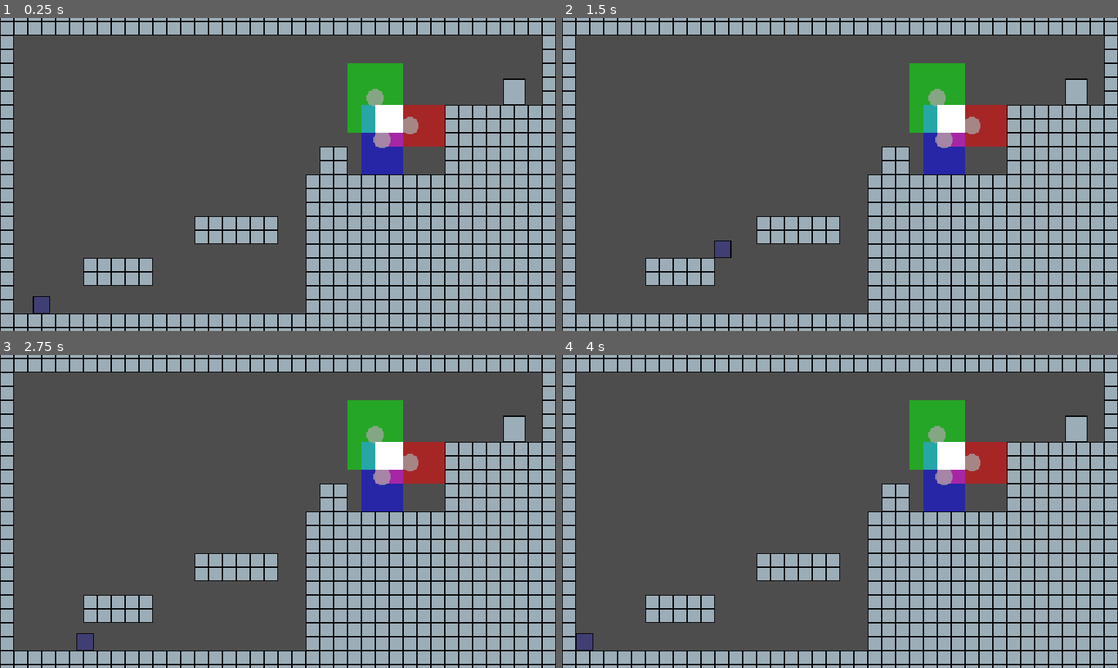
Above: before the commit, frames 1-4 (two rows, left to right).
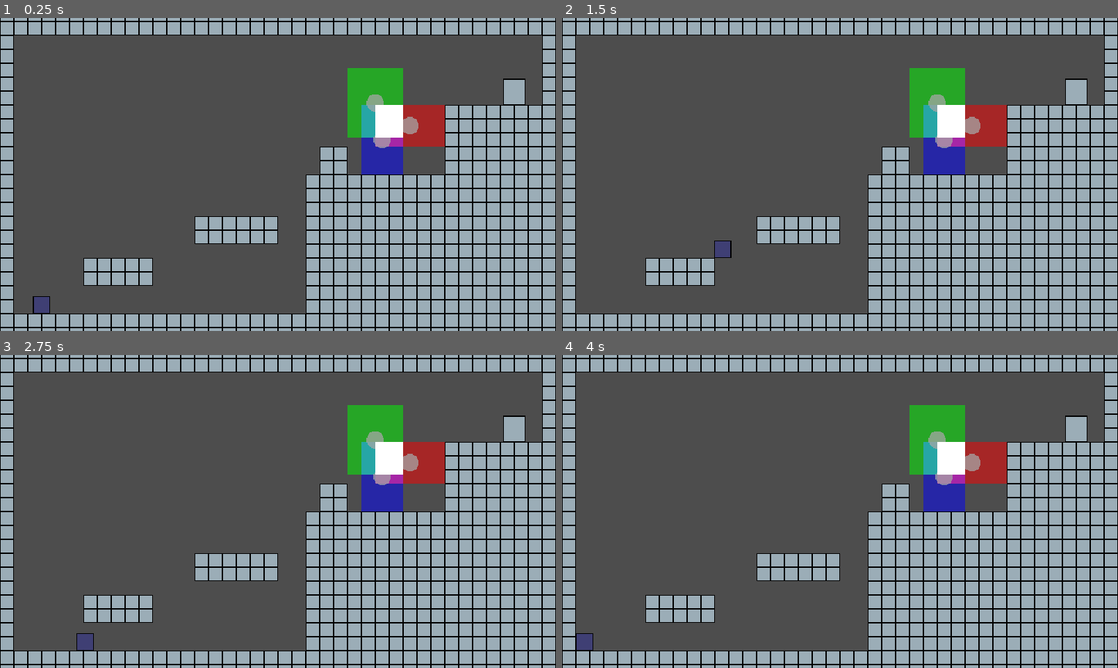
Above: after the commit, the same moments.

Repository: robotmaster/game-off-2026
Game: Godot game, scene res://scenes/rooms/room1.tscn
The game is run twice, just before and just after one commit, with the same random seed, the same clock (stepped at 60 frames per second) and the same inputs. This scene is started directly instead of the project's main scene.
Inputs:
- Up to frame 1 (0.25 s): no input
- Up to frame 2 (1.5 s): tap Enter at 0.5 s; hold Up (up) 0.53-1.28 s; hold Right (right) from 0.53 s (still down); tap X (switch_edit) at 1.35 s
- Up to frame 3 (2.75 s): tap Up (up) at 1.52, 1.55, 1.82 s; release Right (right) at 2.03 s; hold Left (left) from 2.03 s (still down); hold Up (up) from 2.03 s (still down); tap Z (toggle_play) at 2.1 s
- Up to frame 4 (4 s): keep holding Left (left); release Up (up) at 2.78 s; tap Up (up) at 2.85, 3.02, 3.32 s; hold Up (up) from 3.53 s (still down); tap X (switch_edit) at 3.6 s

The runs differ from the first frame. In frame 1, 0.4% of the frame differs, in the area x 62-73%, y 14-39%; in frame 2, 0.4%; in frame 3, 0.4%; in frame 4, 0.4%.

Commit message:
broken rotations

Diff:
--- a/game-off-2026/polygon_tools.gd
+++ b/game-off-2026/polygon_tools.gd
@@ -91,3 +91,10 @@
 	if divide_sum == 0:
 		return Vector2()
 	return sum / divide_sum
+
+func translate_polygon(polygon: PackedVector2Array, move: Vector2) -> PackedVector2Array:
+	var result :PackedVector2Array = []
+	for point in polygon:
+		result.append(point + move)
+
+	return result
--- a/game-off-2026/scripts/polygon_parent.gd
+++ b/game-off-2026/scripts/polygon_parent.gd
@@ -6,24 +6,45 @@
 @export var scaling_allowed := false
 
 const POLYGON_MOVE_SPEED = 100
+const POLYGON_ROTATION_SPEED = 0.1
 
 func _physics_process(delta: float) -> void:
+	_center_polygon_on_centroid()
+
 	if self == Room.get_current_polygon_editing():
 		_move_polygon(delta)
+	_center_polygon_on_centroid()
 
 func _move_polygon(delta: float) -> void:
-
-	global_position += Input.get_vector("left", "right", "up", "down") * delta * POLYGON_MOVE_SPEED
+	if Input.is_action_pressed("down"):
+		global_rotation += 0.005 * Input.get_axis("left", "right")
+	else:
+		global_rotation += POLYGON_ROTATION_SPEED * Input.get_axis("left", "right")
+	#global_position += Input.get_vector("left", "right", "up", "down") * delta * POLYGON_MOVE_SPEED
 
 func _process(delta: float) -> void:
 	if self == Room.get_current_polygon_editing():
 		queue_redraw()
 
 func _draw() -> void:
-	var all_children_polygons : Array[PackedVector2Array]= []
+
+	var centroid := _get_centroid()
+
+	draw_circle(global_transform.affine_inverse() * centroid, 10, Color.GRAY)
+
+
+func _center_polygon_on_centroid() -> void:
+	var centroid := _get_centroid()
+	var position_difference := global_position - centroid
+
+	for polygon in Room.get_children_polygons(self):
+		polygon.polygon = PolygonTools.translate_polygon(polygon.polygon, position_difference)
+
+
+	global_position = centroid
+
+func _get_centroid() -> Vector2:
+	var all_children_polygons : Array[PackedVector2Array] = []
 	for polygon in Room.get_children_polygons(self):
 		all_children_polygons.append(polygon.global_transform * polygon.polygon)
-
-	var centroid := PolygonTools.get_polygon_centroid(all_children_polygons)
-
-	draw_circle(global_transform.affine_inverse() * centroid, 10, Color.GRAY)
+	return PolygonTools.get_polygon_centroid(all_children_polygons)
--- a/game-off-2026/scripts/room.gd
+++ b/game-off-2026/scripts/room.gd
@@ -14,22 +14,6 @@
 var is_editing := false
 
 func _ready() -> void:
-
-	for polygon_2d : Polygon2D in get_children_polygons(color_1_parent):
-		var polygon_global := polygon_2d.global_transform * polygon_2d.polygon
-		polygon_2d.polygon = polygon_global
-		polygon_2d.global_transform = Transform2D()
-
-	for polygon_2d : Polygon2D in get_children_polygons(color_2_parent):
-		var polygon_global := polygon_2d.global_transform * polygon_2d.polygon
-		polygon_2d.polygon = polygon_global
-		polygon_2d.global_transform = Transform2D()
-
-	for polygon_2d : Polygon2D in get_children_polygons(color_3_parent):
-		var polygon_global := polygon_2d.global_transform * polygon_2d.polygon
-		polygon_2d.polygon = polygon_global
-		polygon_2d.global_transform = Transform2D()
-
 	intersection_static_body.global_transform = Transform2D()
 	intersection_static_body.global_transform = Transform2D()
 
